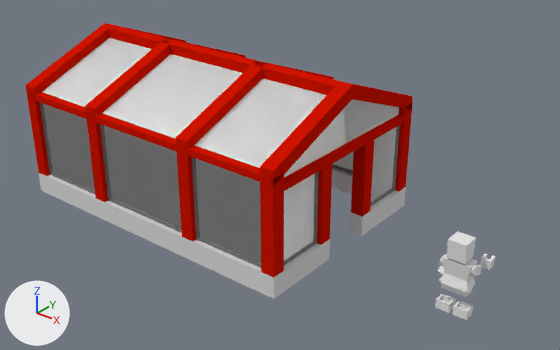
Renders of the Blender file crops/farm/bricks/support.blend from each side of a commit.
One viewpoint serves both versions: a 50 mm camera at (25.6, -39.4, 28.3) aimed at (-4.9, -1.2, 4.6). The axes (+X, +Y, +Z) are drawn at lower left. The lights are the same throughout. Objects named as collision shapes, trigger or cutter boxes, shadow casters or lower levels of detail are left out.

The first picture shows 'greenhouse', 'greenhouseGlass', 'player_base_Mesh.042'.
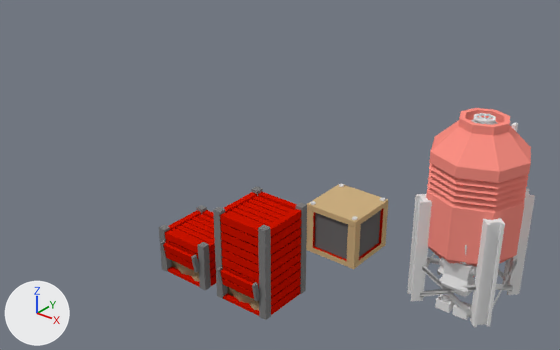
What differs and where, as boxes [x1, y1, x2, y2] in the pictures (560 x 350 px; the box of a moved part takes in the faces that stretch with it):
'greenhouse', hidden: before [26, 23, 413, 299]
'greenhouseGlass', hidden: before [42, 38, 399, 263]
'silo', shown: after [407, 108, 535, 327]
'compostBin.001', added (red): after [213, 186, 307, 320]
    faces in mat_blank (red #ce1400): [220, 192, 301, 316]
    faces in mat_csub_blank_posts (grey #7c7c7c): [213, 186, 307, 320]
    faces in mat_dirt (beige #a38a69): [227, 287, 259, 310]
'crate', shown: after [306, 184, 388, 269]
'compostBin', shown (red): after [159, 205, 216, 291]
part 1 of me_cube_075, moved or reshaped (not visible before): after [159, 225, 172, 272]
part 2 of me_cube_075, moved or reshaped (not visible before): after [198, 242, 211, 291]
part 3 of me_cube_075, moved or reshaped (not visible before): after [196, 205, 207, 214]
part 4 of me_cube_075, added: after [168, 267, 216, 287]
part 5 of me_cube_075, rebuilt (not visible before): after [175, 225, 213, 243]
part 6 of me_cube_075, built on (red): after [160, 210, 216, 283]

The change in detail:
me_cube_075 is used by ob_compostbin; location (-6.0, -9.0, 0.0).
me_cube_075 had 184 vertices, 135 faces and spanned x -3.0..3.0, y -1.0..3.0, z 0.0..3.2.
me_cube_075 now has 300 vertices, 173 faces and spans x -2.0..2.0, y -2.41..2.0, z -1.6..1.6.
me_cube_075 part 1: the loose piece of 8 vertices spanning x -3.0..-2.5, y -1.0..-0.5, z 0.0..3.2 is moved by (1.0, -1.0, -1.6).
me_cube_075 part 2: the loose piece of 8 vertices spanning x 2.5..3.0, y -1.0..-0.5, z 0.0..3.2 is moved by (-1.0, -1.0, -1.6).
me_cube_075 part 3: the loose piece of 8 vertices spanning x -3.0..-2.5, y 2.5..3.0, z 0.0..3.2 is moved by (1.0, -1.0, -1.6).
me_cube_075 part 4: a new loose piece, a box spanning x -1.95..1.95, y -1.95..1.95, z -1.6..-1.4, in mat_blank (red #ce1400).
me_cube_075 part 5: the loose piece of 16 vertices spanning x -2.5..2.5, y -0.95..-0.55, z 0.0..1.4 is rebuilt with 8 vertices and now spans x -1.65..1.65, y -0.95..-0.55, z 0.8..1.3.
Part 6, on me_cube_075:
40 vertices are removed from x -2.55..2.55, y -0.55..2.55, z 0.0..1.6.
55 faces are deleted.
139 vertices are added at x -1.95..1.95, y -2.41..1.95, z -1.5..1.2.
92 new vertices lie (0.0, 0.0, 0.5) away from vertices in x -1.95..1.95, y -1.95..1.95, z -1.5..0.9.
8 new vertices lie (2.6, 0.0, 0.0) away from vertices in x -1.3, y -2.35..-1.96, z -0.34..0.78.
8 new vertices lie (0.2, 0.0, 0.0) away from vertices in x -1.5..1.3, y -2.41..-1.91, z -0.34..0.89.
5 new vertices lie (3.0, 0.0, 0.0) away from vertices in x -1.5, y -2.04..-1.86, z -0.45..-0.25.
100 new faces join them, mat_blank (red #ce1400).
21 new faces join them, mat_dirt (beige #a38a69).
18 new faces join them, mat_csub_blank_posts (grey #7c7c7c).
Mesh me_cube_041 is new.
It has 460 vertices, 253 faces and spans x -2.0..2.0, y -2.41..2.0, z -1.6..4.6.
Faces by material slot: [190, 21, 42].
It uses material mat_blank (red #ce1400).
It uses material mat_dirt (beige #a38a69).
It uses material mat_csub_blank_posts (grey #7c7c7c).
Object 'greenhouseGlass' (ob_greenhouseglass) is now hidden.
Object 'greenhouse' (ob_greenhouse) is now hidden.
Object 'compostBin' (ob_compostbin) is now shown.
Object 'compostBin' (ob_compostbin) moves from (-6.0, -9.0, 0.0) to (-6.0, -8.0, 1.6).
Object 'silo' (ob_silo) is now shown.
Object 'crate' (ob_crate) is now shown.
Object 'compostBin.001' (ob_compostbin_001) is new; it shows me_cube_041.
Its location is (-1.0, -8.0, 1.6).
